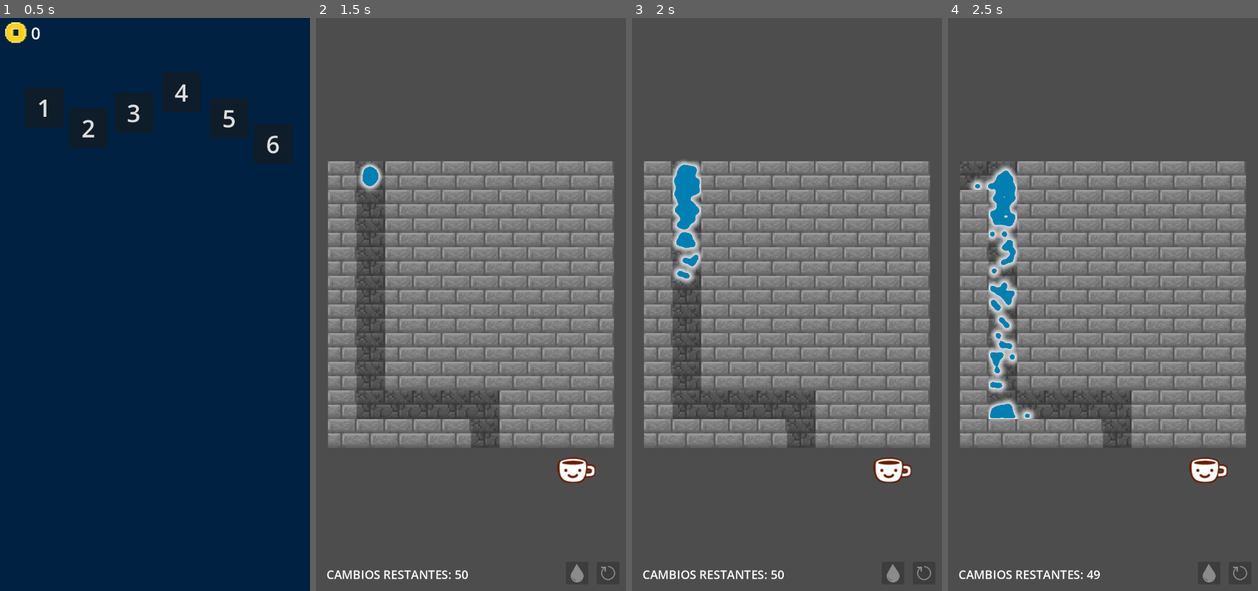
Above: before the commit, frames 1-4 (left to right).
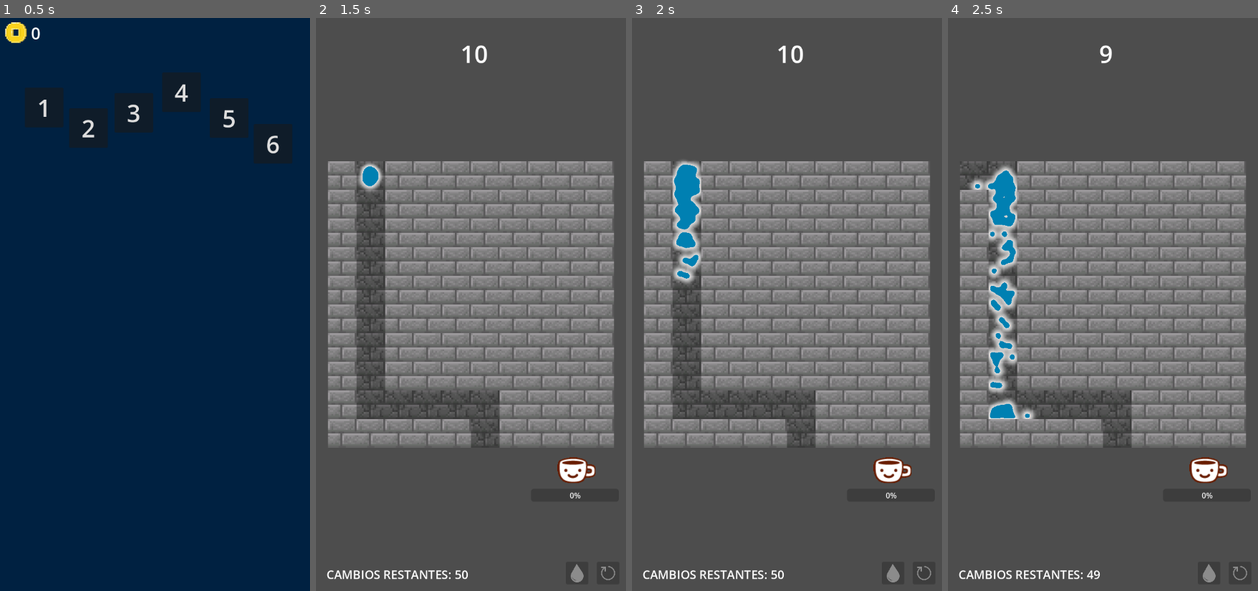
Above: after the commit, the same moments.

Repository: stchigel/WaterMazeIng
Game: Godot game, scene res://src/Main/main.tscn
The game is run twice, just before and just after one commit, with the same random seed, the same clock (stepped at 60 frames per second) and the same inputs. The engine's default icon, where the game draws it, is replaced by a stand-in: a white triangle on a blue panel in a dark square.
Inputs (mouse positions are in pixels of both pictures, inside the frame that each line leads up to):
- Up to frame 1 (0.5 s): no input
- Up to frame 2 (1.5 s): click "1" at 0.5 s; click (576, 573) at 1.25 s
- Up to frame 3 (2 s): no input
- Up to frame 4 (2.5 s): move the mouse to (972, 178) at 2.02 s; click (972, 178) at 2.17 s

Frame 1 is identical in both runs. In frame 2, 0.1% of the frame differs, in the area x 15-86%, y 4-84%; in frame 3, 0.1%, in the area x 13-86%, y 4-84%; in frame 4, less than 0.1%.

Commit message:
Reescrito el spawner de agua para que en vez de usar PhysicsServer use PhysicsBody2D, también arreglado que queden congeladas las gotas de agua, temporizador desde que tira el agua que al quedarse sin tiempo le permite a jugador reiniciar y algun otro error corregido o feature agregada de menor importancia

Diff:
--- a/script/waterGenerator.gd
+++ b/script/waterGenerator.gd
@@ -1,101 +1,85 @@
 extends Node2D
-var objects: Array[Array] = []
 
-@onready var cir_shape := CircleShape2D.new()
+var objects: Array[RigidBody2D] = []
+
 @export var tex: Texture2D
 @export var spawnRad: float
 var texSize: float = 48
-@onready var attrForce: float = get_parent().attrForce
+var attrForce: float = 0.0
 var distanciaAguas = 6480
 var dropping = false
-var area_rid: RID
 
-func _ready() -> void:
+
+func create_object(pos: Vector2) -> void:
+	var body := RigidBody2D.new()
+	body.mass = 0.1
+	body.lock_rotation = true
+	body.can_sleep = false
+	body.collision_layer = 1
+	body.collision_mask = 1
+
+	var shape := CollisionShape2D.new()
+	var cir_shape := CircleShape2D.new()
 	cir_shape.radius = 8
 	cir_shape.custom_solver_bias = 0.1
-	var area_rid = $"../Meta".get_rid()
-	PhysicsServer2D.area_set_monitor_callback(area_rid, Callable(self, "_area_callback"))
+	shape.shape = cir_shape
+	body.add_child(shape)
 
+	var mat := PhysicsMaterial.new()
+	mat.friction = 0.1
+	body.physics_material_override = mat
 
-func _area_callback(status, body_rid, instance_id, body_shape_idx, area_shape_idx):
-	if status == PhysicsServer2D.AREA_BODY_ADDED:
-		if instance_id == 0:
-			call_deferred("remove_object_by_rid", body_rid)
-			get_parent().acumular_agua()
+	var sprite := Sprite2D.new()
+	sprite.texture = tex
+	if tex:
+		sprite.scale = Vector2(texSize / tex.get_width(), texSize / tex.get_height())
+	body.add_child(sprite)
 
-func create_object(pos: Vector2):
-	var ps := PhysicsServer2D
-	var object = ps.body_create()
-	ps.body_set_space(object, get_world_2d().space)
-	ps.body_add_shape(object, cir_shape)
-	ps.body_set_param(object, ps.BODY_PARAM_FRICTION, 0.1)
-	ps.body_set_param(object, ps.BODY_PARAM_MASS, 0.1)
-	ps.body_set_mode(object, ps.BODY_MODE_RIGID_LINEAR)
-	var trans := Transform2D(0, pos)
-	ps.body_set_state(object, ps.BODY_STATE_TRANSFORM, trans)
+	add_child(body)
+	body.global_position = pos
+	objects.append(body)
 
-	var rs := RenderingServer
-	var img := rs.canvas_item_create()
-	rs.canvas_item_set_parent(img, get_canvas_item())
-	rs.canvas_item_add_texture_rect(img, Rect2(texSize/-2, texSize/-2, texSize, texSize), tex)
-	rs.canvas_item_set_transform(img, trans)
+func _physics_process(_delta: float) -> void:
+	var i := objects.size() - 1
+	while i >= 0:
+		var body: RigidBody2D = objects[i]
+		if body.global_position.y > distanciaAguas:
+			body.queue_free()
+			objects.remove_at(i)
+		else:
+			body.constant_force = Vector2.ZERO
+		i -= 1
 
-	ps.body_set_collision_layer(object, 1)
-	ps.body_set_collision_mask(object, 1)
+func _exit_tree() -> void:
+	clear_water()
 
-	objects.append([object, img])
-
-func _physics_process(delta):
-	var index: int = 0
-	for pair in objects:
-		var object: RID = pair[0]
-		var img: RID = pair[1]
-		var trans: Transform2D = PhysicsServer2D.body_get_state(object, PhysicsServer2D.BODY_STATE_TRANSFORM)
-		trans.origin -= global_position
-		if trans.origin.y > distanciaAguas - global_position.y:
-			objects.remove_at(index)
-			PhysicsServer2D.free_rid(object)
-			RenderingServer.free_rid(img)
-		else:
-			RenderingServer.canvas_item_set_transform(img, trans)
-
-			PhysicsServer2D.body_set_constant_force(object, Vector2.ZERO)
-		index += 1
-
-func _exit_tree():
-	for pair in objects:
-		var object: RID = pair[0]
-		var img: RID = pair[1]
-		PhysicsServer2D.free_rid(object)
-		RenderingServer.free_rid(img)
-
-func _process(delta: float) -> void:
+func _process(_delta: float) -> void:
 	attrForce = get_parent().attrForce
 	if dropping:
 		create_object(global_position + Vector2(randf() - 0.5, randf() - 0.5).normalized() * spawnRad * randf())
 
 func _on_play_pressed() -> void:
-	dropping=true
+	dropping = true
 	$"../Play".disabled = true
 	$"../Timer".start()
+	$"../Timer2".start()
+	$"../CountdownLabel".visible = true
 
 func _on_timer_timeout() -> void:
-	dropping=false
+	dropping = false
 
-func clear_water():
-	for pair in objects:
-		var object: RID = pair[0]
-		var img: RID = pair[1]
-		PhysicsServer2D.free_rid(object)
-		RenderingServer.free_rid(img)
+
+func _on_timer_2_timeout() -> void:
+	$"../Reiniciar".disabled = false
+	$"../CountdownLabel".visible = false
+
+func clear_water() -> void:
+	for body in objects:
+		body.queue_free()
 	objects.clear()
 
-func remove_object_by_rid(body_rid: RID) -> void:
-	for i in range(objects.size()):
-		if objects[i][0] == body_rid:
-			var object: RID = objects[i][0]
-			var img: RID = objects[i][1]
-			objects.remove_at(i)
-			PhysicsServer2D.free_rid(object)
-			RenderingServer.free_rid(img)
-			return
+func _on_meta_body_entered(body: Node2D) -> void:
+	if body is RigidBody2D and objects.has(body):
+		objects.erase(body)
+		body.queue_free()
+		get_parent().acumular_agua()
--- a/src/Game/game.gd
+++ b/src/Game/game.gd
@@ -4,7 +4,7 @@
 @onready var anchor := $GridMiddle
 var pointer: bool = true
 var attrForce: float = 500
-var cantAguaPorSegundo = 5
+var cantAguaPorSegundo = 25
 
 var id: int
 var maxCambios: int
@@ -42,7 +42,9 @@
 
 func _ready():
 	asignar_variables()
+	$CountdownLabel.visible = false
 	$Reiniciar.disabled=true
+	$AguaRecibida.max_value = Global.nivelData.cantAgua*cantAguaPorSegundo
 	cambiosActual=maxCambios
 	$Cambios.text=str(cambiosActual)
 	$Timer.wait_time=nivelData.cantAgua
@@ -64,6 +66,10 @@
 func _on_reiniciar_pressed() -> void:
 	$Reiniciar.disabled=true
 	$Play.disabled = false
+	$CountdownLabel.visible = false
+	$Timer2.stop()
+	aguaAcumulada=0
+	$AguaRecibida.value = 0
 	cambiosActual=maxCambios
 	$Cambios.text=str(cambiosActual)
 	for child in anchor.get_children():
@@ -71,10 +77,19 @@
 	$waterGen.clear_water()
 	generar_grilla()
 
+func _process(delta: float) -> void:
+	if $"Timer2".time_left > 0:
+		$"CountdownLabel".text = str(int(ceil($"Timer2".time_left)))
+
 func acumular_agua():
 	aguaAcumulada+=1
+	$AguaRecibida.value += 1
 	if(aguaAcumulada>=cantAgua*cantAguaPorSegundo):
-		for child in anchor.get_children():
-			child.queue_free()
-		$waterGen.clear_water()
-		get_tree().change_scene_to_file("res://src/Endscreen/endscreen.tscn")
+		call_deferred("_finalizar")
+		#Acá usé call_deferred porque me salia error
+
+func _finalizar():
+	for child in anchor.get_children():
+		child.queue_free()
+	$waterGen.clear_water()
+	get_tree().change_scene_to_file("res://src/Endscreen/endscreen.tscn")
--- a/src/Game/game.tscn
+++ b/src/Game/game.tscn
@@ -83,6 +83,7 @@
 expand_icon = true
 
 [node name="Timer" type="Timer" parent="." unique_id=795962182]
+one_shot = true
 
 [node name="Meta" type="Area2D" parent="." unique_id=1675497596]
 
@@ -101,6 +102,28 @@
 position = Vector2(324.5, 999)
 shape = SubResource("RectangleShape2D_drysr")
 
+[node name="Timer2" type="Timer" parent="." unique_id=1544255554]
+wait_time = 10.0
+one_shot = true
+
+[node name="CountdownLabel" type="Label" parent="." unique_id=8393051]
+offset_left = 299.0
+offset_top = 40.0
+offset_right = 364.0
+offset_bottom = 109.0
+theme_override_font_sizes/font_size = 50
+text = "##"
+horizontal_alignment = 1
+vertical_alignment = 1
+
+[node name="AguaRecibida" type="ProgressBar" parent="." unique_id=30591719]
+offset_left = 451.0
+offset_top = 986.0
+offset_right = 635.0
+offset_bottom = 1013.0
+
 [connection signal="pressed" from="Reiniciar" to="." method="_on_reiniciar_pressed"]
 [connection signal="pressed" from="Play" to="waterGen" method="_on_play_pressed"]
 [connection signal="timeout" from="Timer" to="waterGen" method="_on_timer_timeout"]
+[connection signal="body_entered" from="Meta" to="waterGen" method="_on_meta_body_entered"]
+[connection signal="timeout" from="Timer2" to="waterGen" method="_on_timer_2_timeout"]
Not shown, removed: tools/creador-niveles.html
